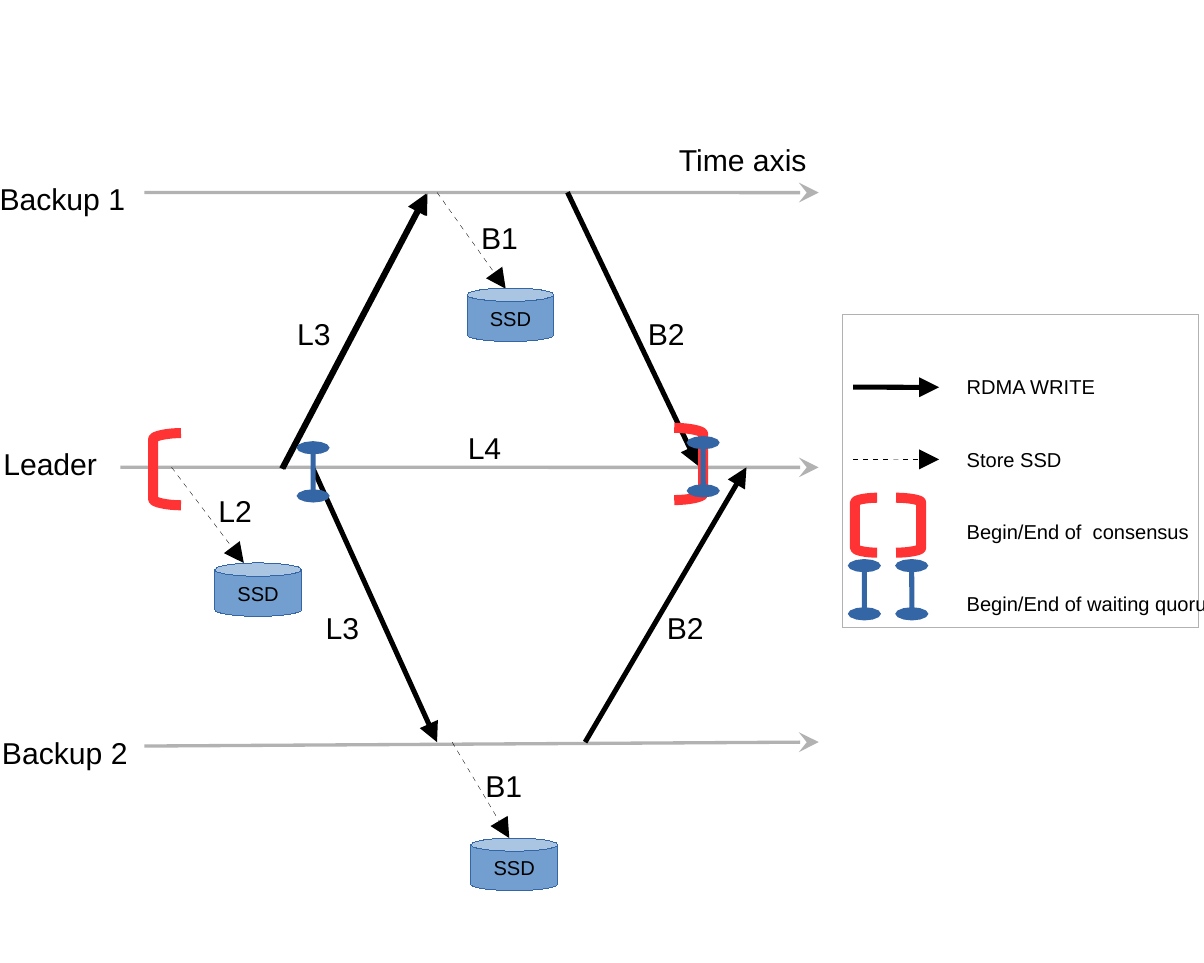
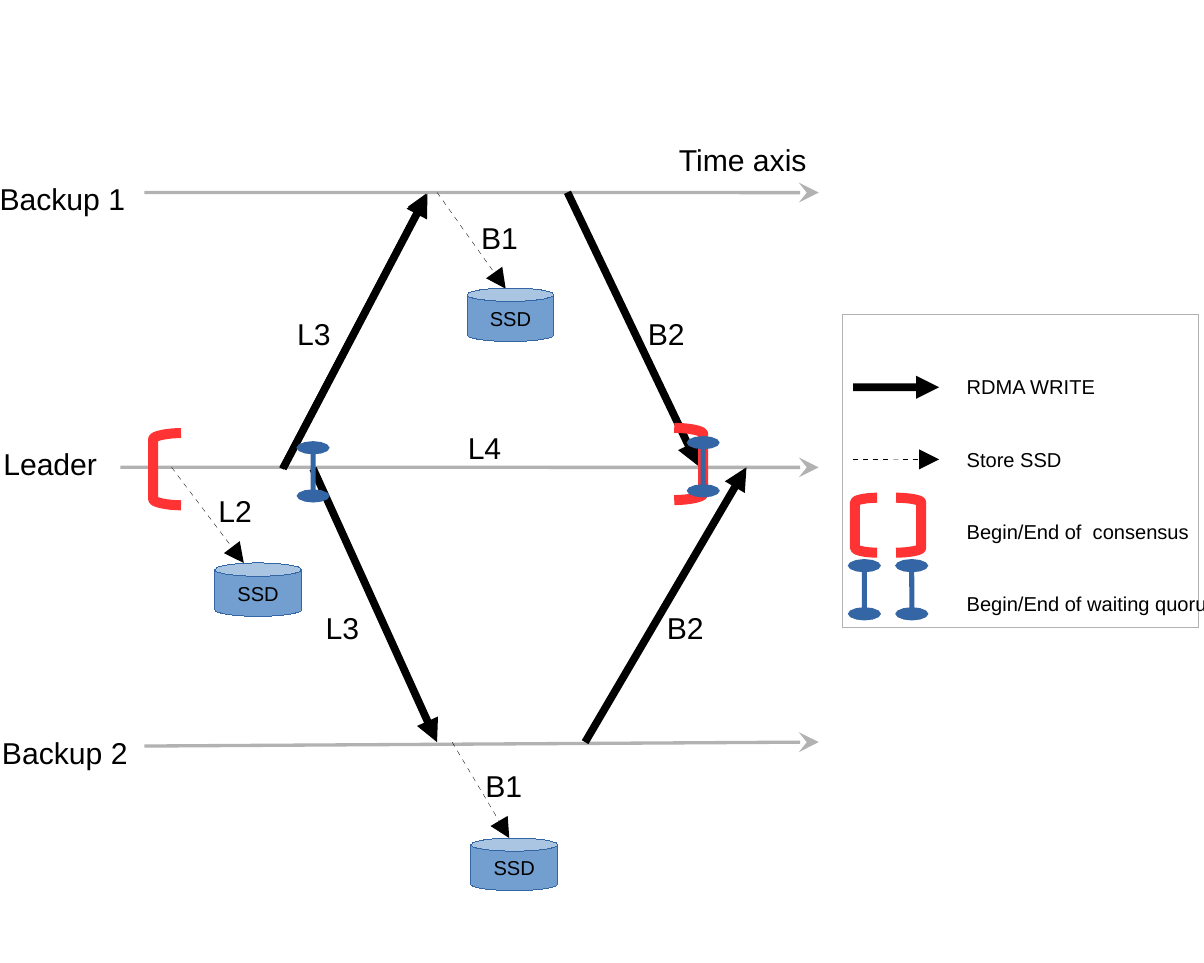
Before and after one commit to MichaelXSChen/RS-paper, a slide deck: slide 1 of figures/consensus.odp. Drawn at 1204x963 pixels with LibreOffice and Linux fonts; fonts in the diff are those of the drawing. Boxes give left, top, right and bottom in pixels: in the first picture for what was removed or moved away, otherwise in the second. Text is boxed around its words. In the diff, an @@ line names an element or a change of style, - is before the commit and + after.

```diff
--- a/figures/consensus.odp
+++ b/figures/consensus.odp
@@ arrow (284, 470) - (429, 193): stroke #000000 1.5 pt to #000000 2.3 pt @@
@@ arrow (568, 193) - (698, 467): stroke #000000 1.5 pt to #000000 2.3 pt @@
@@ arrow (852, 388) - (939, 388): stroke #000000 1.5 pt to #000000 2.3 pt @@
@@ arrow (313, 470) - (436, 742): stroke #000000 1.5 pt to #000000 2.3 pt @@
@@ arrow (585, 742) - (746, 467): stroke #000000 1.5 pt to #000000 2.3 pt @@
```
Also in this commit, not shown: 8 other files.
